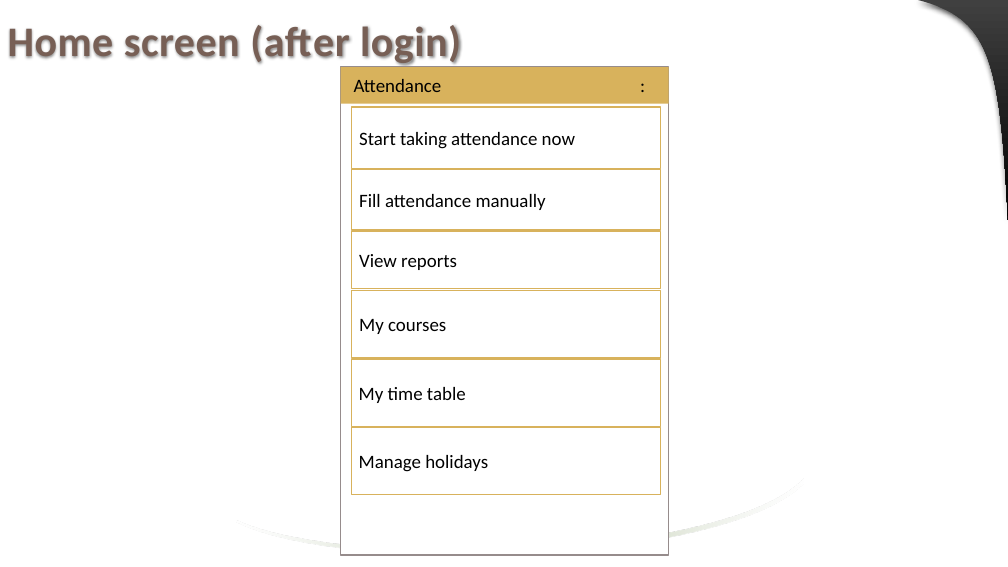
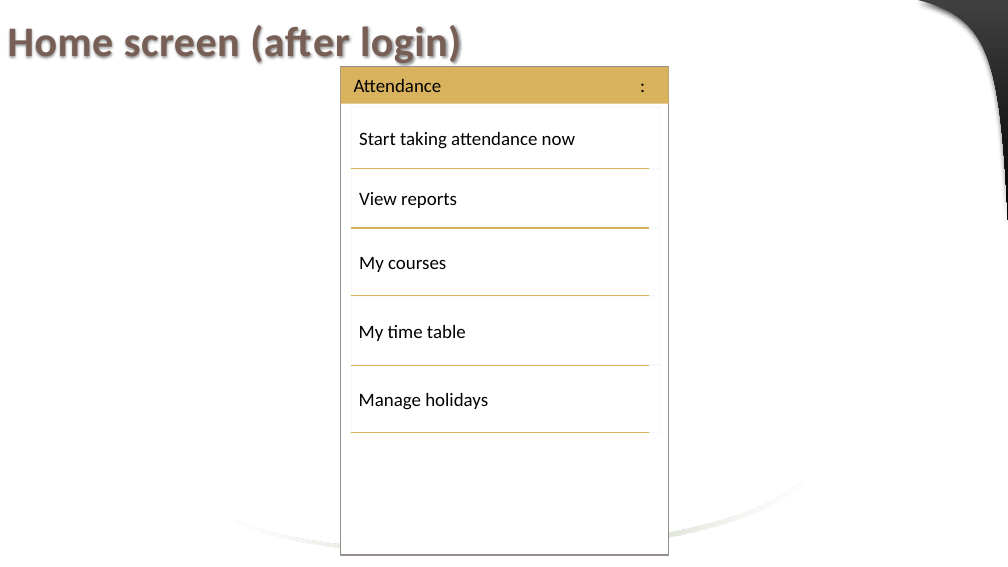
Before and after one commit to jaenudin86/Attendance, a slide deck: slide 16 of Attendance Wireframes.pptx (slide 15 before the commit). Drawn at 1008x567 pixels with LibreOffice and Linux fonts; fonts in the diff are those of the drawing. Boxes give left, top, right and bottom in pixels: in the first picture for what was removed or moved away, otherwise in the second. Text is boxed around its words. In the diff, an @@ line names an element or a change of style, - is before the commit and + after.

Commit message:
Updated design doc started with small app

```diff
--- a/Attendance Wireframes.pptx
+++ b/Attendance Wireframes.pptx
@@ rectangle removed at bbox=[352, 169, 661, 230] @@
-Fill attendance manually
@@ line added from (352, 228) to (649, 228), #D8B25C 1.25 pt @@
@@ 3 rectangles: place and size @@
-3 rectangles at bbox=[352, 231, 661, 426]
+3 rectangles at bbox=[352, 169, 661, 364]
@@ line added from (352, 296) to (649, 296), #D8B25C 1.25 pt @@
@@ outline #D8B25C 1.25 pt to #F8F8F8 1.25 pt in 5 elements at bbox=[352, 107, 661, 169], bbox=[352, 169, 661, 226], bbox=[352, 228, 661, 296], bbox=[352, 297, 661, 364], bbox=[352, 365, 661, 433] @@
@@ rectangle "Manage holidays": place and size @@
-rectangle "Manage holidays" at bbox=[352, 428, 661, 495]
+rectangle "Manage holidays" at bbox=[352, 365, 661, 433]
@@ line added from (352, 365) to (649, 365), #D8B25C 1.25 pt @@
@@ line added from (352, 433) to (649, 433), #D8B25C 1.25 pt @@
```
Also in this commit, not shown: 15 other slides changed, 2 slides added, 35 other files.
